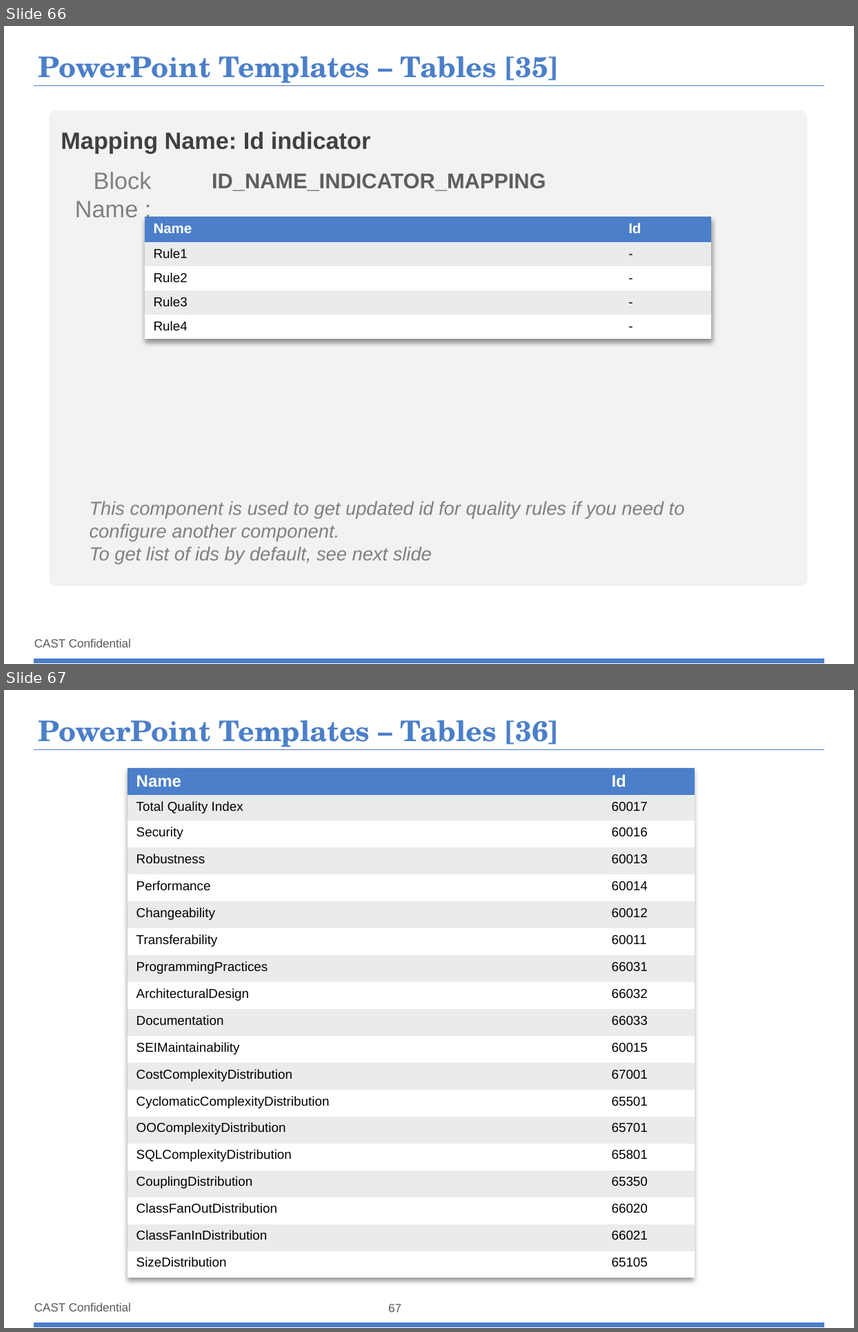
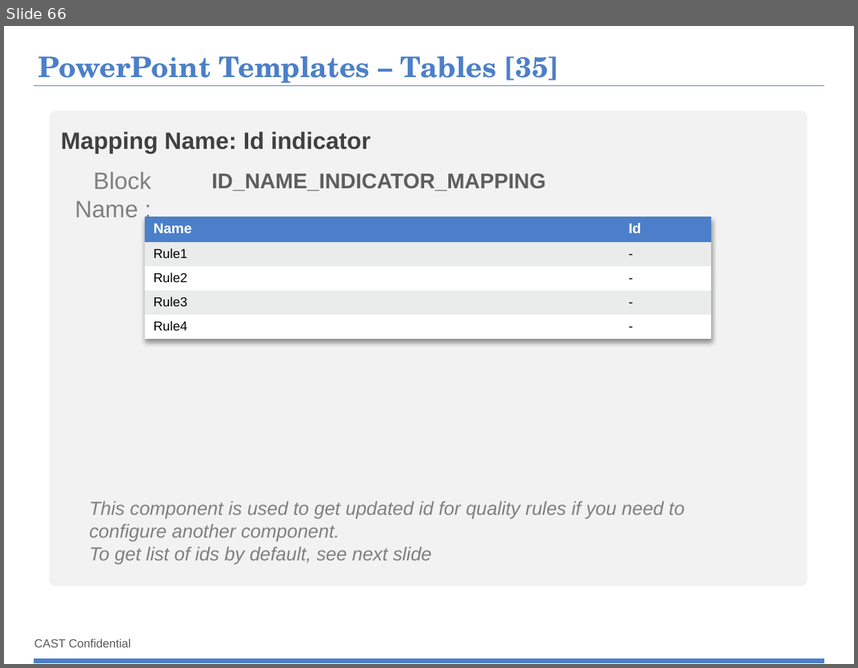
Before and after one commit to CAST-projects/ReportGenerator, a slide deck: CastReporting.Reporting/TemplatesFiles/1- Powerpoint-components-library.pptx. Shown one above the other, each under a label of ours: slides 66 and 67 before the commit, slide 66 after it. The pictures are 858x1332 and 858x668 pixels, drawn with LibreOffice and Linux fonts; fonts in the diff are those of the drawing; background and template pictures are left out. Boxes give left, top, right and bottom in pixels: in the first picture for what was removed or moved away, otherwise in the second. Text is boxed around its words. In the diff, an @@ line names an element or a change of style, - is before the commit and + after.

Commit message:
REPORTGEN-140 : add component in templates

```diff
--- a/CastReporting.Reporting/TemplatesFiles/1- Powerpoint-components-library.pptx
+++ b/CastReporting.Reporting/TemplatesFiles/1- Powerpoint-components-library.pptx
@@ slide 67 removed at (4, 690, 854, 1328), background #FFFFFF; not listed: 3 template elements that a slide beside it also shows @@
@@ title removed at (38, 720, 559, 750) @@
-PowerPoint Templates – Tables [36]
@@ table removed at (128, 768, 695, 1280), 19 rows, 2 columns @@
-Name | Id
-Total Quality Index | 60017
-Security | 60016
-Robustness | 60013
-Performance | 60014
-Changeability | 60012
-Transferability | 60011
-ProgrammingPractices | 66031
-ArchitecturalDesign | 66032
-Documentation | 66033
-SEIMaintainability | 60015
-CostComplexityDistribution | 67001
-CyclomaticComplexityDistribution | 65501
-OOComplexityDistribution | 65701
-SQLComplexityDistribution | 65801
-CouplingDistribution | 65350
-ClassFanOutDistribution | 66020
-ClassFanInDistribution | 66021
-SizeDistribution | 65105
@@ page number removed at (388, 1303, 401, 1312) @@
-67
```
Also in this commit, not shown: 1 slide changed, 1 slide added, 2 other files.
